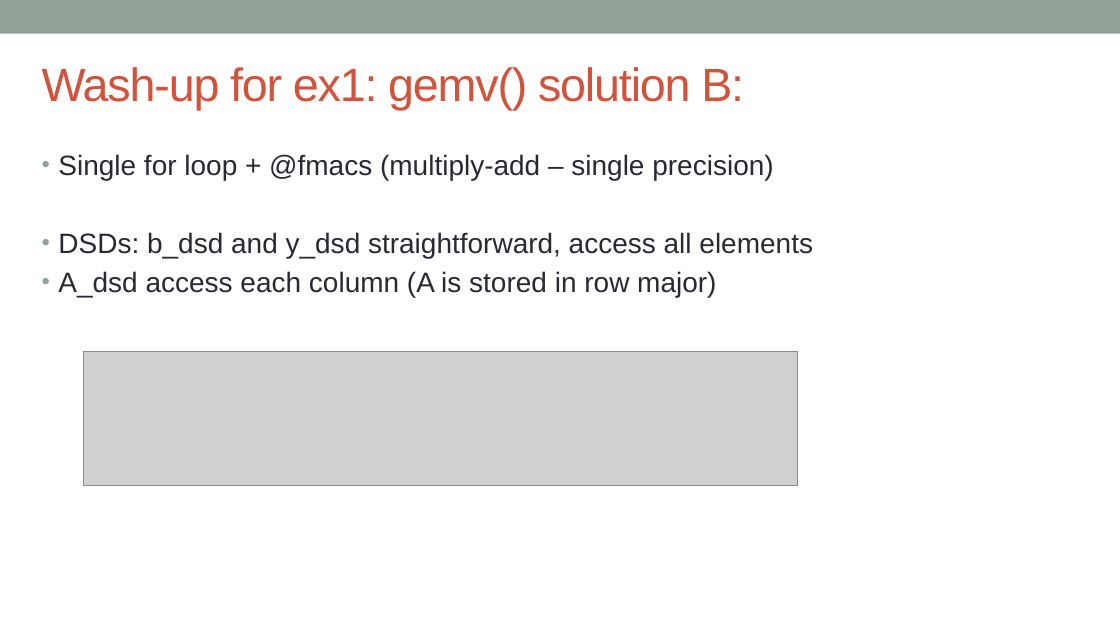
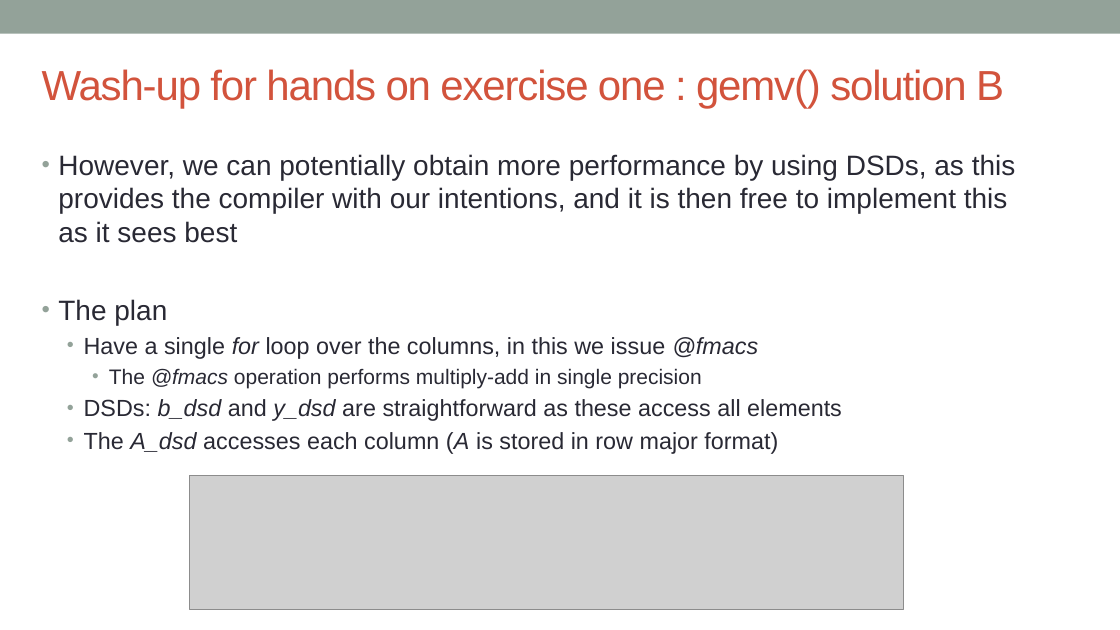
Before and after one commit to EPCCed/cs2-sdk-training, a slide deck: slide 7 of lectures/powerpoints/hands-on-1+washup.pptx (slide 9 before the commit). Drawn at 1120x630 pixels with LibreOffice and Linux fonts; fonts in the diff are those of the drawing; grey boxes stand for pictures. Boxes give left, top, right and bottom in pixels: in the first picture for what was removed or moved away, otherwise in the second. Text is boxed around its words. In the diff, an @@ line names an element or a change of style, - is before the commit and + after.

```diff
--- a/lectures/powerpoints/hands-on-1+washup.pptx
+++ b/lectures/powerpoints/hands-on-1+washup.pptx
@@ title at <box>42,69,1004,108</box>: text changed; size 40 to 36 pt @@
-Wash-up for ex1: gemv() solution B:
+Wash-up for hands on exercise one : gemv() solution B
@@ text at <box>58,154,1016,454</box>: text changed; size 24 to 20 pt @@
-• Single for loop + @fmacs (multiply-add – single precision)
-• DSDs: b_dsd and y_dsd straightforward, access all elements
-• A_dsd access each column (A is stored in row major)
+• However, we can potentially obtain more performance by using DSDs, as this provides the compiler with our intentions, and it is then free to implement this as it sees best
+• The plan
+  • Have a single for loop over the columns, in this we issue @fmacs
+    • The @fmacs operation performs multiply-add in single precision
+  • DSDs: b_dsd and y_dsd are straightforward as these access all elements
+  • The A_dsd accesses each column (A is stored in row major format)
@@ picture: place and size @@
-picture at <box>84,352,798,486</box>
+picture at <box>190,476,904,609</box>
```
Also in this commit, not shown: 7 other slides changed, 3 slides removed.
